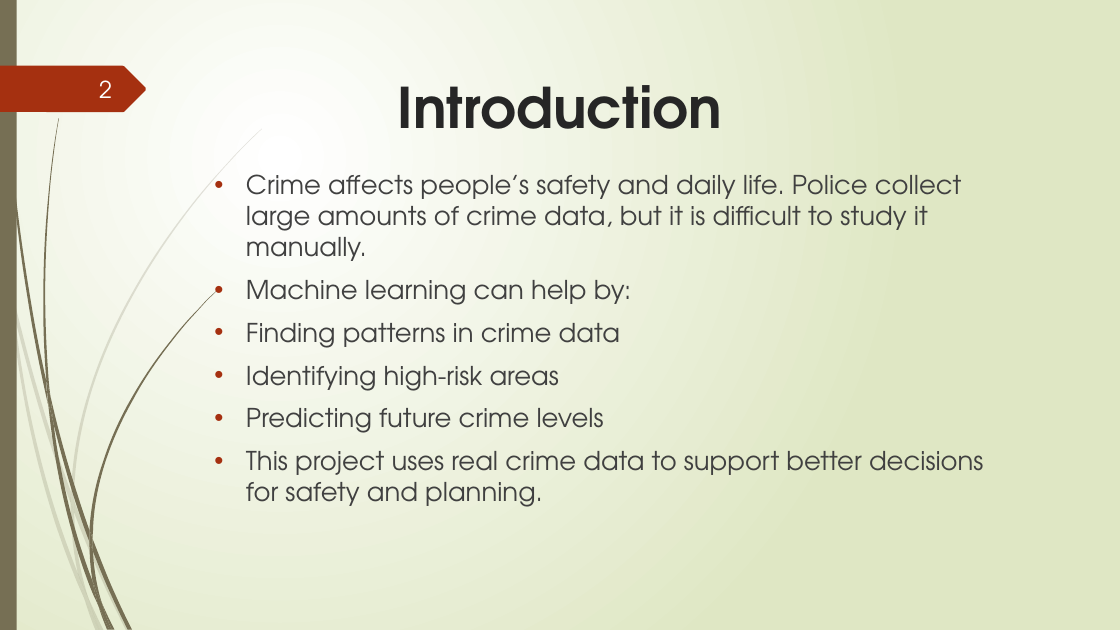
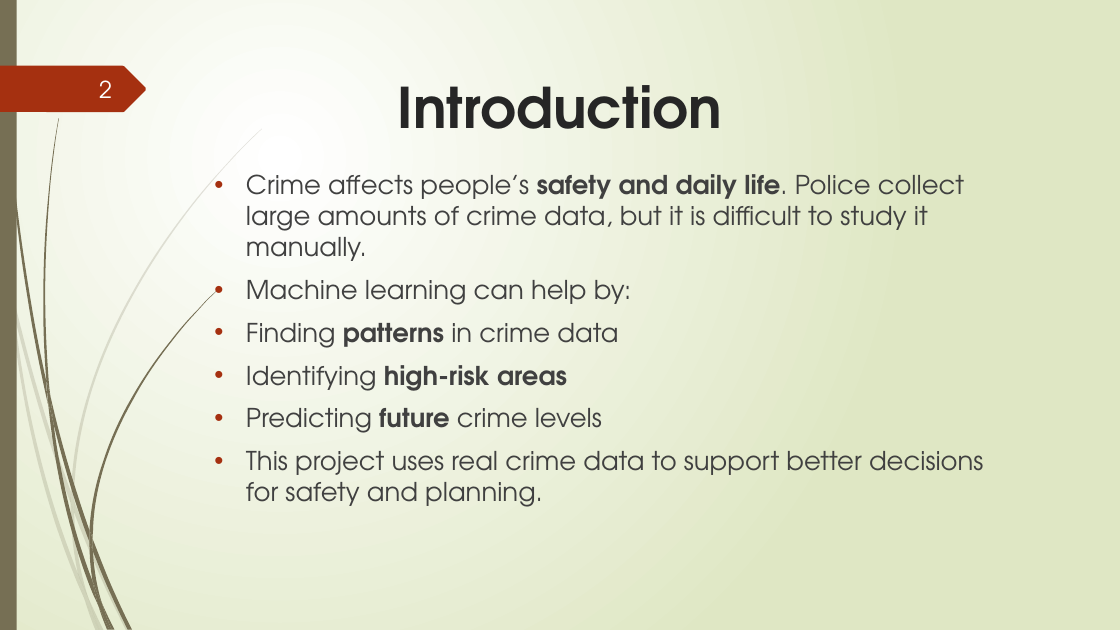
Before and after one commit to ruslan-durrani/herts-ds-project-24079307, a slide deck: slide 2 of data/Presentation Document ppt.pptx. Drawn at 1120x630 pixels with LibreOffice and Linux fonts; fonts in the diff are those of the drawing. Boxes give left, top, right and bottom in pixels: in the first picture for what was removed or moved away, otherwise in the second. Text is boxed around its words. In the diff, an @@ line names an element or a change of style, - is before the commit and + after.

```diff
--- a/data/Presentation Document ppt.pptx
+++ b/data/Presentation Document ppt.pptx
@@ text at (246, 174, 964, 433): bold on in "safety and daily life.", "patterns", "high-risk areas", "future" @@
```
Also in this commit, not shown: 6 other slides changed.
